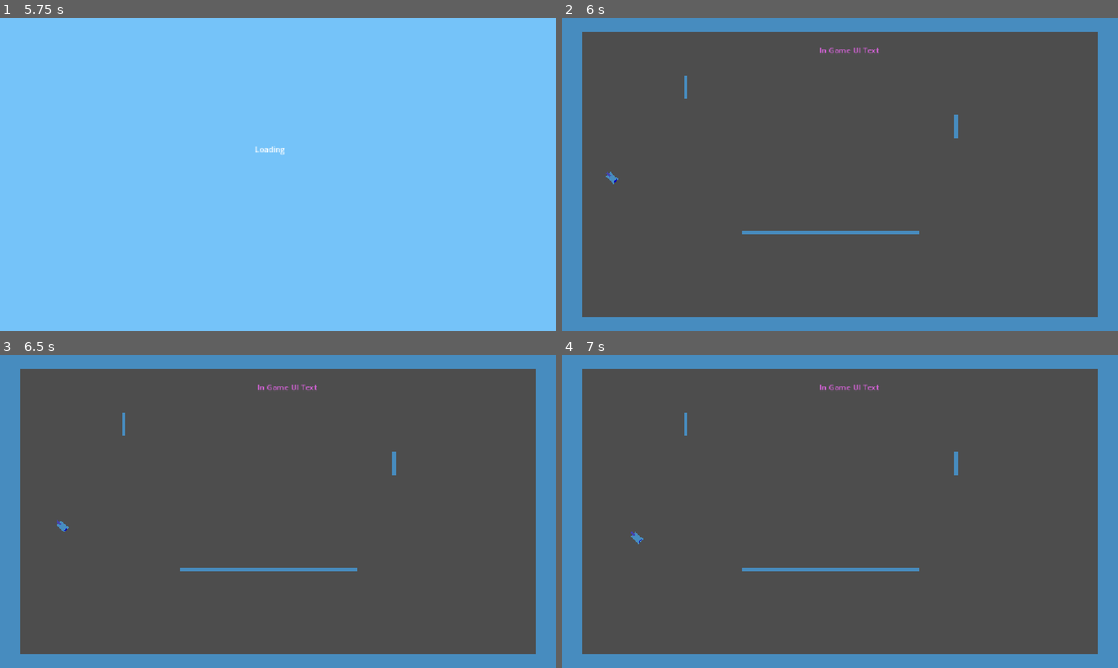
Above: before the commit, frames 1-4 (two rows, left to right).
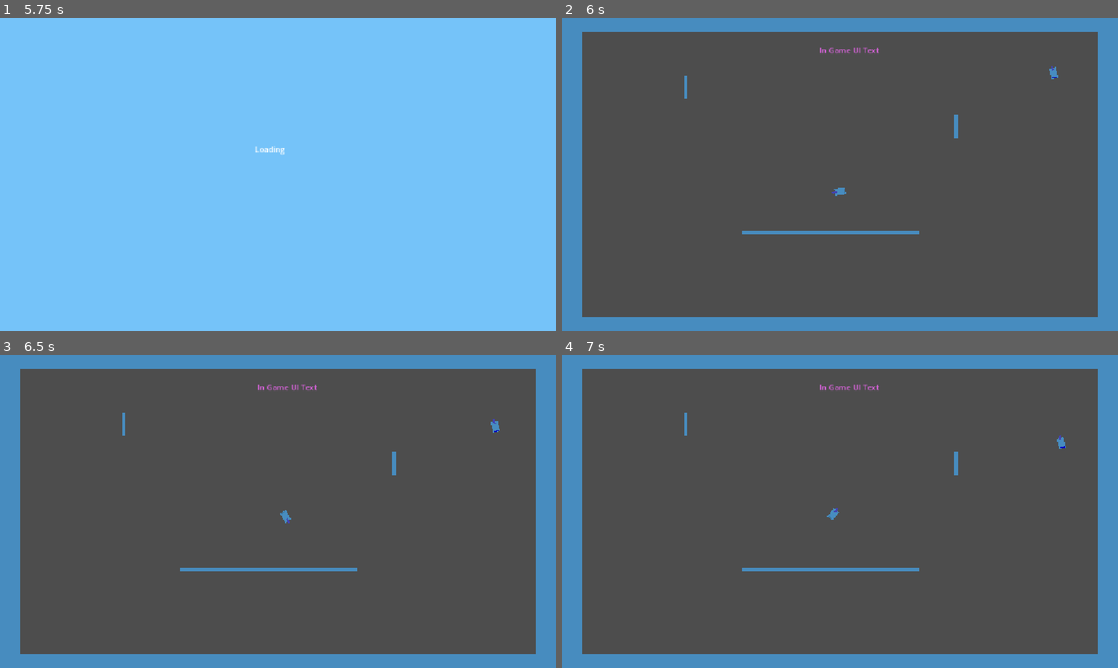
Above: after the commit, the same moments.

Repository: JoeyGiordano/TankTrouble2
Game: Godot game, scene res://game_container/game_container.tscn
Two runs of this game, one before a commit and one after it. Both use one fixed random seed, a clock stepped at 60 frames per second and the inputs below. The engine's default icon, where the game draws it, is replaced by a stand-in: a white triangle on a blue panel in a dark square.
Inputs:
- Up to frame 1 (5.75 s): click "[CutSceneOver]" at 0.5 s; click "Play" at 1.25 s; click "Play!" at 2 s; tap Enter at 2.75, 4.25 s; hold W (player1_up) 2.78-3.53 s; hold 9 2.78-3.53 s; tap 8 at 3.05, 3.6, 4.55 s; tap Space at 3.5, 5 s; hold Down (ui_down) 3.53-4.28 s; tap 9 at 3.8, 5.3 s; hold . (player0_shoot) 4.28-5.03 s; hold W (player1_up) from 4.28 s (still down); tap Q (player1_shoot) at 5.1 s
- Up to frame 2 (6 s): tap Enter at 5.75 s; release W (player1_up) at 5.78 s; hold Down (ui_down) from 5.78 s (still down); hold 8 from 5.78 s (still down); tap K (player2_right) at 5.85 s
- Up to frame 3 (6.5 s): keep holding Down (ui_down); keep holding 8; tap ' (DEBUG_COMMAND) at 6.4 s
- Up to frame 4 (7 s): keep holding Down (ui_down); release 8 at 6.53 s; tap 9 at 6.6 s

Frame 1 is identical in both runs. In frame 2, 0.1% of the frame differs, in the area x 7-90%, y 15-57%; in frame 3, 0.1%, in the area x 10-90%, y 20-57%; in frame 4, 0.1%.

Commit message:
Player spawning
Added player spawner for more sensical player spawning. Can now also just drag tanks directly into level (they can only be npcs).

Began to add Tank Loadout upgrade but it has a bug still

Diff:
--- a/autoloads/GameManager.gd
+++ b/autoloads/GameManager.gd
@@ -42,7 +42,6 @@
 	ShellSceneManager.switch_overlay_panel(Ref.loading) #this loading thing is actually completely unecessary it just looks nice
 	ShellSceneManager.switch_active_scene(Ref.game_shell_scene, false)
 	LevelLoader.next_level()
-	LevelLoader.spawn_players()
 	var timer = get_tree().create_timer(0.7)
 	await timer.timeout
 	ShellSceneManager.close_overlay_panel() # close loading overlay
--- a/autoloads/LevelLoader.gd
+++ b/autoloads/LevelLoader.gd
@@ -22,19 +22,3 @@
 
 func _determine_next_level() -> String :
 	return "test_level_" + str(randi_range(0,3))
-
-func spawn_players() :
-	#spawns players, can be overriden in extended class if more complex behavior is desired
-	var num_players = PlayerManager.player_count()
-	var spawn_points : Array = Global.CurrentLevel().get_node("SpawnPoints").get_children()
-	#check if theres enough spawn points
-	assert(num_players <= spawn_points.size(), "Not enough spawn points available in level " + Global.CurrentLevel().name + ". There were " + str(num_players) + " tanks and only " + str(spawn_points.size()) + " spawn points.")
-	#spawn players at points randomly
-	var p : Array = spawn_points.duplicate()
-	p.shuffle() #shuffle the array
-	for i in num_players :
-		#put at spawn point
-		PlayerManager.get_associated_tank(i).respawn(p.get(i).position)
-		#randomize rotation
-		PlayerManager.get_associated_tank(i).tank_rigidbody.rotation = randf_range(0,360)
-		#PlayerManager.get_associated_tank(i).tank_rigidbody.rotation = p.get(i).rotation #could use spawn point rotation instead
--- a/autoloads/TankManager.gd
+++ b/autoloads/TankManager.gd
@@ -63,6 +63,11 @@
 	# NOTE _ready() is called during the execution of the previous line (first on all the children of the tank, then on the tank)
 	return t
 
+func register_scene_file_npc_tank(t : Tank) :
+	t.id = next_id
+	next_id += 1
+	t.reparent(Global.NpcTanks, true)
+
 # Destroy
 
 func destroy_tank_from_id(tank_id : int) :
--- a/game/item/items/item2.tres
+++ b/game/item/items/item2.tres
@@ -8,8 +8,6 @@
 forward_speed = 40.0
 backward_speed = -20.0
 rotation_speed = -1.0
-linear_damp_factor = 0.0
-angular_damp_factor = 0.0
 bullet_count = 1
 bullet_lifetime = -0.7
 bullet_speed = 4.0
--- /dev/null
+++ b/game/loadout_upgrade/loadout_upgrade.gd
@@ -0,0 +1,20 @@
+extends Node2D
+class_name LoadoutUpgrade
+
+@export var color : Color
+@export var loadout : TankLoadout.Type = TankLoadout.Type.BASIC
+
+@onready var hitbox : Area2D = $Hitbox
+
+func _ready():
+	hitbox.area_entered.connect(on_area_entered)
+	hitbox.get_child(0).modulate = color
+
+func on_area_entered(area : Area2D) :
+	if area.is_in_group("tank_hitbox") :
+		var tank : Tank = area.get_parent().tank_rigidbody.tank #all tank hitboxes must be direct children of a tank loadout
+		get_pickedup_by(tank)
+
+func get_pickedup_by(tank : Tank) :
+	tank.change_loadout(loadout)
+	queue_free()
--- /dev/null
+++ b/game/loadout_upgrade/loadout_upgrade.tscn
@@ -0,0 +1,32 @@
+[gd_scene load_steps=4 format=3 uid="uid://dg7j5a0vuixef"]
+
+[ext_resource type="Script" uid="uid://dlaysais0t100" path="res://game/loadout_upgrade/loadout_upgrade.gd" id="1_6da0r"]
+[ext_resource type="Texture2D" uid="uid://dxe5rsvu84bgc" path="res://icon.svg" id="1_qonxi"]
+
+[sub_resource type="RectangleShape2D" id="RectangleShape2D_6da0r"]
+size = Vector2(7, 7)
+
+[node name="LoadoutUpgrade" type="Node2D"]
+script = ExtResource("1_6da0r")
+
+[node name="Hitbox" type="Area2D" parent="."]
+collision_layer = 8
+collision_mask = 8
+
+[node name="Body" type="Sprite2D" parent="Hitbox"]
+modulate = Color(0.435294, 0.666667, 1, 1)
+scale = Vector2(7, 7)
+texture = ExtResource("1_qonxi")
+region_enabled = true
+region_rect = Rect2(63, 68, 1, 1)
+
+[node name="Body2" type="Sprite2D" parent="Hitbox"]
+modulate = Color(0, 0, 0, 1)
+position = Vector2(2.842171e-14, 2.842171e-14)
+scale = Vector2(2.5, 2.5)
+texture = ExtResource("1_qonxi")
+region_enabled = true
+region_rect = Rect2(63, 68, 1, 1)
+
+[node name="CollisionShape2D" type="CollisionShape2D" parent="Hitbox"]
+shape = SubResource("RectangleShape2D_6da0r")
--- /dev/null
+++ b/game/player_spawner/player_spawner.gd
@@ -0,0 +1,20 @@
+extends Node2D
+
+func _ready() -> void:
+	spawn_players()
+
+func spawn_players() :
+	#spawns players, can be overriden in extended class if more complex behavior is desired
+	var num_players = PlayerManager.player_count()
+	var spawn_points : Array = get_children()
+	#check if theres enough spawn points
+	assert(num_players <= spawn_points.size(), "Not enough spawn points available in level " + Global.CurrentLevel().name + ". There were " + str(num_players) + " tanks and only " + str(spawn_points.size()) + " spawn points.")
+	#spawn players at points randomly
+	var p : Array = spawn_points.duplicate()
+	p.shuffle() #shuffle the array
+	for i in num_players :
+		#put at spawn point
+		PlayerManager.get_associated_tank(i).respawn(p.get(i).position)
+		#randomize rotation
+		PlayerManager.get_associated_tank(i).tank_rigidbody.rotation = randf_range(0,360)
+		#PlayerManager.get_associated_tank(i).tank_rigidbody.rotation = p.get(i).rotation #could use spawn point rotation instead
--- /dev/null
+++ b/game/player_spawner/player_spawner.tscn
@@ -0,0 +1,6 @@
+[gd_scene load_steps=2 format=3 uid="uid://vo2tyqhl6m72"]
+
+[ext_resource type="Script" uid="uid://ba23psuw2wrlx" path="res://game/player_spawner/player_spawner.gd" id="1_6wheu"]
+
+[node name="PlayerSpawner" type="Node2D"]
+script = ExtResource("1_6wheu")
--- /dev/null
+++ b/game/player_spawner/spawn_point.tscn
@@ -0,0 +1,6 @@
+[gd_scene load_steps=2 format=3 uid="uid://cojumcdicoceq"]
+
+[ext_resource type="Script" uid="uid://dm5taoqysx28v" path="res://game/grid/snap_to_grid.gd" id="1_5piig"]
+
+[node name="SpawnPoint" type="Marker2D"]
+script = ExtResource("1_5piig")
--- a/levels/aaa_level_template.tscn
+++ b/levels/aaa_level_template.tscn
@@ -1,8 +1,9 @@
-[gd_scene load_steps=4 format=3 uid="uid://ci5lrsralpuxn"]
+[gd_scene load_steps=5 format=3 uid="uid://ci5lrsralpuxn"]
 
 [ext_resource type="Script" uid="uid://bciuldxspt6ul" path="res://game/grid/grid.gd" id="1_q4hbb"]
 [ext_resource type="PackedScene" uid="uid://c4p5w7pfj3smp" path="res://game/wall/wall.tscn" id="1_vxfd6"]
-[ext_resource type="Script" uid="uid://dm5taoqysx28v" path="res://game/grid/snap_to_grid.gd" id="3_rd2rc"]
+[ext_resource type="PackedScene" uid="uid://vo2tyqhl6m72" path="res://game/player_spawner/player_spawner.tscn" id="3_r0i4a"]
+[ext_resource type="PackedScene" uid="uid://cojumcdicoceq" path="res://game/player_spawner/spawn_point.tscn" id="4_xkywe"]
 
 [node name="LevelTemplate" type="Node"]
 
@@ -63,30 +64,26 @@
 grid_pos = Vector2(10, 0)
 grid_length = 6
 
-[node name="SpawnPoints" type="Node2D" parent="."]
+[node name="PlayerSpawner" parent="." instance=ExtResource("3_r0i4a")]
 
-[node name="Node2D" type="Node2D" parent="SpawnPoints" node_paths=PackedStringArray("grid")]
-position = Vector2(-480, 0)
-script = ExtResource("3_rd2rc")
+[node name="SpawnPoint" parent="PlayerSpawner" node_paths=PackedStringArray("grid") instance=ExtResource("4_xkywe")]
+position = Vector2(-480, -40)
 grid = NodePath("../../Grid")
-grid_pos = Vector2(-12, 0)
+grid_pos = Vector2(-12, -1)
 
-[node name="Node2D2" type="Node2D" parent="SpawnPoints" node_paths=PackedStringArray("grid")]
-position = Vector2(480, 0)
-rotation = 3.14159
-script = ExtResource("3_rd2rc")
+[node name="SpawnPoint2" parent="PlayerSpawner" node_paths=PackedStringArray("grid") instance=ExtResource("4_xkywe")]
+position = Vector2(480, 40)
 grid = NodePath("../../Grid")
-grid_pos = Vector2(12, 0)
+grid_pos = Vector2(12, 1)
 
-[node name="Node2D3" type="Node2D" parent="SpawnPoints" node_paths=PackedStringArray("grid")]
-position = Vector2(-480, -80)
-script = ExtResource("3_rd2rc")
+[node name="SpawnPoint3" parent="PlayerSpawner" node_paths=PackedStringArray("grid") instance=ExtResource("4_xkywe")]
+position = Vector2(-480, 60)
 grid = NodePath("../../Grid")
-grid_pos = Vector2(-12, -2)
+snap_type = 2
+grid_pos = Vector2(-12, 1.5)
 
-[node name="Node2D4" type="Node2D" parent="SpawnPoints" node_paths=PackedStringArray("grid")]
-position = Vector2(480, 80)
-rotation = 3.14159
-script = ExtResource("3_rd2rc")
+[node name="SpawnPoint4" parent="PlayerSpawner" node_paths=PackedStringArray("grid") instance=ExtResource("4_xkywe")]
+position = Vector2(480, -60)
 grid = NodePath("../../Grid")
-grid_pos = Vector2(12, 2)
+snap_type = 2
+grid_pos = Vector2(12, -1.5)
--- a/levels/test_level_0.tscn
+++ b/levels/test_level_0.tscn
@@ -1,11 +1,12 @@
-[gd_scene load_steps=8 format=3 uid="uid://dsd7gwwl4lle0"]
+[gd_scene load_steps=9 format=3 uid="uid://dsd7gwwl4lle0"]
 
 [ext_resource type="PackedScene" uid="uid://c4p5w7pfj3smp" path="res://game/wall/wall.tscn" id="1_o3gri"]
 [ext_resource type="PackedScene" uid="uid://bojycccxpxfms" path="res://game/item/item.tscn" id="2_gtf01"]
 [ext_resource type="Resource" uid="uid://b8ve24bo453do" path="res://game/item/items/item1.tres" id="3_ao06l"]
 [ext_resource type="Resource" uid="uid://c586uv6od1lus" path="res://game/item/items/item2.tres" id="4_aw1bw"]
 [ext_resource type="PackedScene" uid="uid://okbp1o6c0twy" path="res://game/effect_area/effect_area.tscn" id="5_aw1bw"]
-[ext_resource type="Script" uid="uid://dm5taoqysx28v" path="res://game/grid/snap_to_grid.gd" id="8_ocf6p"]
+[ext_resource type="PackedScene" uid="uid://vo2tyqhl6m72" path="res://game/player_spawner/player_spawner.tscn" id="7_14jeo"]
+[ext_resource type="PackedScene" uid="uid://cojumcdicoceq" path="res://game/player_spawner/spawn_point.tscn" id="8_ocf6p"]
 [ext_resource type="Script" uid="uid://bciuldxspt6ul" path="res://game/grid/grid.gd" id="9_ocf6p"]
 
 [node name="TestLevel0" type="Node"]
@@ -154,30 +155,26 @@
 [node name="EffectArea" parent="." instance=ExtResource("5_aw1bw")]
 position = Vector2(-358, -33)
 
-[node name="SpawnPoints" type="Node2D" parent="."]
+[node name="PlayerSpawner" parent="." instance=ExtResource("7_14jeo")]
 
-[node name="Node2D" type="Node2D" parent="SpawnPoints" node_paths=PackedStringArray("grid")]
-position = Vector2(-480, 0)
-script = ExtResource("8_ocf6p")
-grid = NodePath("../../Grid")
-grid_pos = Vector2(-12, 0)
-
-[node name="Node2D2" type="Node2D" parent="SpawnPoints" node_paths=PackedStringArray("grid")]
-position = Vector2(480, 0)
-rotation = 3.14159
-script = ExtResource("8_ocf6p")
-grid = NodePath("../../Grid")
-grid_pos = Vector2(12, 0)
-
-[node name="Node2D3" type="Node2D" parent="SpawnPoints" node_paths=PackedStringArray("grid")]
+[node name="SpawnPoint" parent="PlayerSpawner" node_paths=PackedStringArray("grid") instance=ExtResource("8_ocf6p")]
 position = Vector2(-480, -80)
-script = ExtResource("8_ocf6p")
 grid = NodePath("../../Grid")
 grid_pos = Vector2(-12, -2)
 
-[node name="Node2D4" type="Node2D" parent="SpawnPoints" node_paths=PackedStringArray("grid")]
-position = Vector2(480, 80)
-rotation = 3.14159
-script = ExtResource("8_ocf6p")
+[node name="SpawnPoint2" parent="PlayerSpawner" node_paths=PackedStringArray("grid") instance=ExtResource("8_ocf6p")]
+position = Vector2(480, 40)
 grid = NodePath("../../Grid")
-grid_pos = Vector2(12, 2)
+grid_pos = Vector2(12, 1)
+
+[node name="SpawnPoint3" parent="PlayerSpawner" node_paths=PackedStringArray("grid") instance=ExtResource("8_ocf6p")]
+position = Vector2(-460, 80)
+grid = NodePath("../../Grid")
+snap_type = 2
+grid_pos = Vector2(-11.5, 2)
+
+[node name="SpawnPoint4" parent="PlayerSpawner" node_paths=PackedStringArray("grid") instance=ExtResource("8_ocf6p")]
+position = Vector2(460, -80)
+grid = NodePath("../../Grid")
+snap_type = 2
+grid_pos = Vector2(11.5, -2)
--- a/levels/test_level_1.tscn
+++ b/levels/test_level_1.tscn
@@ -1,8 +1,11 @@
-[gd_scene load_steps=4 format=3 uid="uid://bodgu2jrmx8ps"]
+[gd_scene load_steps=7 format=3 uid="uid://bodgu2jrmx8ps"]
 
 [ext_resource type="PackedScene" uid="uid://c4p5w7pfj3smp" path="res://game/wall/wall.tscn" id="1_hri27"]
 [ext_resource type="Script" uid="uid://bciuldxspt6ul" path="res://game/grid/grid.gd" id="2_7lf0s"]
-[ext_resource type="Script" uid="uid://dm5taoqysx28v" path="res://game/grid/snap_to_grid.gd" id="4_ccxi4"]
+[ext_resource type="PackedScene" uid="uid://vo2tyqhl6m72" path="res://game/player_spawner/player_spawner.tscn" id="3_ccxi4"]
+[ext_resource type="PackedScene" uid="uid://cojumcdicoceq" path="res://game/player_spawner/spawn_point.tscn" id="4_nnacv"]
+[ext_resource type="PackedScene" uid="uid://ddq1u3wwk2bwj" path="res://tank/tank.tscn" id="5_nnacv"]
+[ext_resource type="Script" uid="uid://nduq441sv5ai" path="res://tank/ai_control/laikaAIv1.gd" id="6_s743b"]
 
 [node name="TestLevel1" type="Node"]
 
@@ -69,23 +72,32 @@
 grid = NodePath("../../Grid")
 grid_pos = Vector2(6, -2.5)
 
-[node name="SpawnPoints" type="Node2D" parent="."]
+[node name="PlayerSpawner" parent="." instance=ExtResource("3_ccxi4")]
 
-[node name="Node2D" type="Node2D" parent="SpawnPoints" node_paths=PackedStringArray("grid")]
-position = Vector2(-480, 0)
-script = ExtResource("4_ccxi4")
+[node name="SpawnPoint" parent="PlayerSpawner" node_paths=PackedStringArray("grid") instance=ExtResource("4_nnacv")]
+position = Vector2(-440, 200)
 grid = NodePath("../../Grid")
-grid_pos = Vector2(-12, 0)
+grid_pos = Vector2(-11, 5)
 
-[node name="Node2D2" type="Node2D" parent="SpawnPoints" node_paths=PackedStringArray("grid")]
-position = Vector2(480, 0)
-rotation = 3.14159
-script = ExtResource("4_ccxi4")
+[node name="SpawnPoint2" parent="PlayerSpawner" node_paths=PackedStringArray("grid") instance=ExtResource("4_nnacv")]
+position = Vector2(440, 240)
 grid = NodePath("../../Grid")
-grid_pos = Vector2(12, 0)
+grid_pos = Vector2(11, 6)
 
-[node name="Node2D3" type="Node2D" parent="SpawnPoints"]
-position = Vector2(-2, 226)
+[node name="SpawnPoint3" parent="PlayerSpawner" node_paths=PackedStringArray("grid") instance=ExtResource("4_nnacv")]
+position = Vector2(440, -220)
+grid = NodePath("../../Grid")
+snap_type = 2
+grid_pos = Vector2(11, -5.5)
 
-[node name="Node2D4" type="Node2D" parent="SpawnPoints"]
-position = Vector2(0, -224)
+[node name="SpawnPoint4" parent="PlayerSpawner" node_paths=PackedStringArray("grid") instance=ExtResource("4_nnacv")]
+position = Vector2(-480, -220)
+grid = NodePath("../../Grid")
+snap_type = 2
+grid_pos = Vector2(-12, -5.5)
+
+[node name="LaikaTank" parent="." instance=ExtResource("5_nnacv")]
+scene_file_tank = true
+
+[node name="Node" type="Node" parent="LaikaTank"]
+script = ExtResource("6_s743b")
--- a/levels/test_level_2.tscn
+++ b/levels/test_level_2.tscn
@@ -1,8 +1,9 @@
-[gd_scene load_steps=4 format=3 uid="uid://dtefbfue0nrjs"]
+[gd_scene load_steps=5 format=3 uid="uid://dtefbfue0nrjs"]
 
 [ext_resource type="PackedScene" uid="uid://c4p5w7pfj3smp" path="res://game/wall/wall.tscn" id="1_53yng"]
 [ext_resource type="Script" uid="uid://bciuldxspt6ul" path="res://game/grid/grid.gd" id="2_rp2j6"]
-[ext_resource type="Script" uid="uid://dm5taoqysx28v" path="res://game/grid/snap_to_grid.gd" id="5_d6nfl"]
+[ext_resource type="PackedScene" uid="uid://vo2tyqhl6m72" path="res://game/player_spawner/player_spawner.tscn" id="3_dar1n"]
+[ext_resource type="PackedScene" uid="uid://cojumcdicoceq" path="res://game/player_spawner/spawn_point.tscn" id="4_d6nfl"]
 
 [node name="TestLevel2" type="Node"]
 
@@ -68,23 +69,26 @@
 grid_pos = Vector2(10, 0)
 grid_length = 2
 
-[node name="SpawnPoints" type="Node2D" parent="."]
+[node name="PlayerSpawner" parent="." instance=ExtResource("3_dar1n")]
 
-[node name="Node2D" type="Node2D" parent="SpawnPoints" node_paths=PackedStringArray("grid")]
-position = Vector2(-480, 0)
-script = ExtResource("5_d6nfl")
+[node name="SpawnPoint" parent="PlayerSpawner" node_paths=PackedStringArray("grid") instance=ExtResource("4_d6nfl")]
+position = Vector2(-480, -80)
 grid = NodePath("../../Grid")
-grid_pos = Vector2(-12, 0)
+grid_pos = Vector2(-12, -2)
 
-[node name="Node2D2" type="Node2D" parent="SpawnPoints" node_paths=PackedStringArray("grid")]
-position = Vector2(480, 0)
-rotation = 3.14159
-script = ExtResource("5_d6nfl")
+[node name="SpawnPoint2" parent="PlayerSpawner" node_paths=PackedStringArray("grid") instance=ExtResource("4_d6nfl")]
+position = Vector2(480, 40)
 grid = NodePath("../../Grid")
-grid_pos = Vector2(12, 0)
+grid_pos = Vector2(12, 1)
 
-[node name="Node2D3" type="Node2D" parent="SpawnPoints"]
-position = Vector2(0, -238)
+[node name="SpawnPoint3" parent="PlayerSpawner" node_paths=PackedStringArray("grid") instance=ExtResource("4_d6nfl")]
+position = Vector2(-460, 80)
+grid = NodePath("../../Grid")
+snap_type = 2
+grid_pos = Vector2(-11.5, 2)
 
-[node name="Node2D4" type="Node2D" parent="SpawnPoints"]
-position = Vector2(0, 222)
+[node name="SpawnPoint4" parent="PlayerSpawner" node_paths=PackedStringArray("grid") instance=ExtResource("4_d6nfl")]
+position = Vector2(460, -80)
+grid = NodePath("../../Grid")
+snap_type = 2
+grid_pos = Vector2(11.5, -2)
--- a/levels/test_level_3.tscn
+++ b/levels/test_level_3.tscn
@@ -1,10 +1,21 @@
-[gd_scene load_steps=4 format=3 uid="uid://rigrosaete8h"]
+[gd_scene load_steps=6 format=3 uid="uid://rigrosaete8h"]
 
+[ext_resource type="PackedScene" uid="uid://dg7j5a0vuixef" path="res://game/loadout_upgrade/loadout_upgrade.tscn" id="1_gkona"]
 [ext_resource type="Script" uid="uid://bciuldxspt6ul" path="res://game/grid/grid.gd" id="1_yvw6e"]
 [ext_resource type="PackedScene" uid="uid://c4p5w7pfj3smp" path="res://game/wall/wall.tscn" id="2_q26d8"]
-[ext_resource type="Script" uid="uid://dm5taoqysx28v" path="res://game/grid/snap_to_grid.gd" id="3_gkona"]
+[ext_resource type="PackedScene" uid="uid://vo2tyqhl6m72" path="res://game/player_spawner/player_spawner.tscn" id="5_l8bmr"]
+[ext_resource type="PackedScene" uid="uid://cojumcdicoceq" path="res://game/player_spawner/spawn_point.tscn" id="6_ciepe"]
 
 [node name="LevelTemplate" type="Node"]
+
+[node name="LoadoutUpgrade" parent="." instance=ExtResource("1_gkona")]
+position = Vector2(-75, 0)
+color = Color(0.79607844, 0.8039216, 0.23529412, 1)
+loadout = 0
+
+[node name="LoadoutUpgrade2" parent="." instance=ExtResource("1_gkona")]
+position = Vector2(75, 1)
+color = Color(0.7019608, 0.5647059, 0.9372549, 1)
 
 [node name="Camera2D" type="Camera2D" parent="."]
 zoom = Vector2(2, 2)
@@ -78,32 +89,26 @@
 grid_pos = Vector2(4, 1.5)
 grid_length = 3
 
-[node name="SpawnPoints" type="Node2D" parent="."]
+[node name="PlayerSpawner" parent="." instance=ExtResource("5_l8bmr")]
 
-[node name="Node2D" type="Node2D" parent="SpawnPoints" node_paths=PackedStringArray("grid")]
+[node name="SpawnPoint" parent="PlayerSpawner" node_paths=PackedStringArray("grid") instance=ExtResource("6_ciepe")]
 position = Vector2(-135, -60)
-script = ExtResource("3_gkona")
 grid = NodePath("../../Grid")
 grid_pos = Vector2(-4, -2)
 
-[node name="Node2D2" type="Node2D" parent="SpawnPoints" node_paths=PackedStringArray("grid")]
+[node name="SpawnPoint2" parent="PlayerSpawner" node_paths=PackedStringArray("grid") instance=ExtResource("6_ciepe")]
 position = Vector2(135, 60)
-rotation = 3.14159
-script = ExtResource("3_gkona")
 grid = NodePath("../../Grid")
 grid_pos = Vector2(5, 2)
 
-[node name="Node2D3" type="Node2D" parent="SpawnPoints" node_paths=PackedStringArray("grid")]
+[node name="SpawnPoint3" parent="PlayerSpawner" node_paths=PackedStringArray("grid") instance=ExtResource("6_ciepe")]
 position = Vector2(0, -60)
-script = ExtResource("3_gkona")
 grid = NodePath("../../Grid")
 snap_type = 2
 grid_pos = Vector2(0.5, -2)
 
-[node name="Node2D4" type="Node2D" parent="SpawnPoints" node_paths=PackedStringArray("grid")]
+[node name="SpawnPoint4" parent="PlayerSpawner" node_paths=PackedStringArray("grid") instance=ExtResource("6_ciepe")]
 position = Vector2(0, 60)
-rotation = 3.14159
-script = ExtResource("3_gkona")
 grid = NodePath("../../Grid")
 snap_type = 2
 grid_pos = Vector2(0.5, 2)
--- a/project.godot
+++ b/project.godot
@@ -1,10 +1,18 @@
+; Engine configuration file.
+; It's best edited using the editor UI and not directly,
+; since the parameters that go here are not all obvious.
+;
+; Format:
+;   [section] ; section goes between []
+;   param=value ; assign values to parameters
+
 config_version=5
 
 [application]
 
-config/name="TankTroubleTemplate"
+config/name="TankTrouble2"
 run/main_scene="res://game_container/game_container.tscn"
-config/features=PackedStringArray("4.4", "GL Compatibility")
+config/features=PackedStringArray("4.5", "GL Compatibility")
 config/icon="res://icon.svg"
 
 [autoload]
@@ -22,7 +30,7 @@
 
 [display]
 
-window/size/mode=2
+window/size/mode=3
 window/stretch/mode="canvas_items"
 
 [global_group]
--- a/tank/ai_control/laikaAIv1.gd
+++ b/tank/ai_control/laikaAIv1.gd
@@ -1,4 +1,4 @@
-extends Node2D
+extends Node
 class_name LaikaAIv1
 
 @onready var tank : Tank = get_parent()
@@ -8,6 +8,6 @@
 
 #right now he just goes in circles
 
-func _process(delta):
+func _process(_delta):
 	tank.set_move_input_x(-1)
 	tank.set_move_input_y(-1)
--- a/tank/profiles/player_profile.gd
+++ b/tank/profiles/player_profile.gd
@@ -4,6 +4,9 @@
 ## PlayerProfile
 ## An extension of TankProfile with additional info for players.
 ## Different player tanks should get different PlayerProfile objects.
+
+func _init() :
+	profile_type = TYPE.Player
 
 # Player
 var player_id : int
--- a/tank/profiles/tank_profile.gd
+++ b/tank/profiles/tank_profile.gd
@@ -8,6 +8,11 @@
 ## Tanks controlled by a player should use a PlayerProfile, which extends from TankProfile.
 ## Different player tanks should get different PlayerProfile objects.
 
+enum TYPE {
+	Player, CPUPlayer, Enemy
+}
+var profile_type : TYPE = TYPE.Enemy
+
 #tank association
 var has_associated_tank : bool = false
 var associated_tank_id : int
@@ -17,7 +22,7 @@
 #var tank_secondary_color
 
 func is_player() :
-	return typeof(PlayerProfile)
+	return profile_type != TYPE.Enemy
 
 func associate(tank_id : int) :
 	has_associated_tank = true
--- a/tank/tank.gd
+++ b/tank/tank.gd
@@ -13,9 +13,10 @@
 ## instead of having a pickup_item(Item) function in tank that does that stuff.
 
 # Base stuff (set at instantiation)
+@export var scene_file_tank : bool = false #switch this to true for tanks that are placed in a scene tree manually in a scene file
 var id : int # will always be unique, never modified
-var profile : TankProfile
-var stats : StatBoost # we use a stat boost to store the tank …(480 unchanged characters)…
+@export var profile : TankProfile = TankProfile.new()
+@export var stats : StatBoost = Ref.base_tank_stats.copy() # we use a stat boost to store the tank …(480 unchanged characters)…
 
 # Important references
 @onready var tank_rigidbody : TankRigidbody = $TankRigidbody
@@ -30,11 +31,16 @@
 var input_locked : bool = false #allows/disallows input map input from controlling tank, should be used for scene transitions etc
 var dead : bool = false
 
+func _init() :
+	if scene_file_tank : TankManager.register_scene_file_npc_tank(self) # handle tanks that are in the scene files (not created by TankManager), mostly for debug, also possibly for campaign later
 
 func _ready() :
 	GameManager.beginning_of_round.connect(on_beginning_of_round)
 	GameManager.end_of_round.connect(on_end_of_round)
-	despawn() #just hides them from view, locks input, and disables their rigidbody interactions
+	if scene_file_tank :
+		respawn(tank_rigidbody.position)
+	else :
+		despawn() #just hides them from view, locks input, and disables their rigidbody interactions
 
 func _process(_delta) :
 	DEBUG_PROCESS()
@@ -45,12 +51,7 @@
 
 func DEBUG_PROCESS() :
 	#place to put debug stuff
-	#don't leave debug features in here when you merge (unless its something for everybody to use)
-	if Input.is_action_just_pressed("DEBUG_COMMAND") && id == 2: #for this if, you have to press 9 before debug command
-		if Input.is_key_pressed(KEY_9) :
-			change_loadout(TankLoadout.Type.EMPTY)
-		if Input.is_key_pressed(KEY_8) :
-			change_loadout(TankLoadout.Type.BASIC)
+	pass
 
 ## Input
 
@@ -60,7 +61,7 @@
 
 func set_move_input_x(new_move_x : float) :
 	if input_locked : return
-	move_input = Vector2(move_input.x, new_move_x)
+	move_input = Vector2(new_move_x, move_input.y)
 
 func set_move_input_y(new_move_y : float) :
 	if input_locked : return
Not shown, added: game/loadout_upgrade/loadout_upgrade.gd.uid
Not shown, added: game/player_spawner/player_spawner.gd.uid
